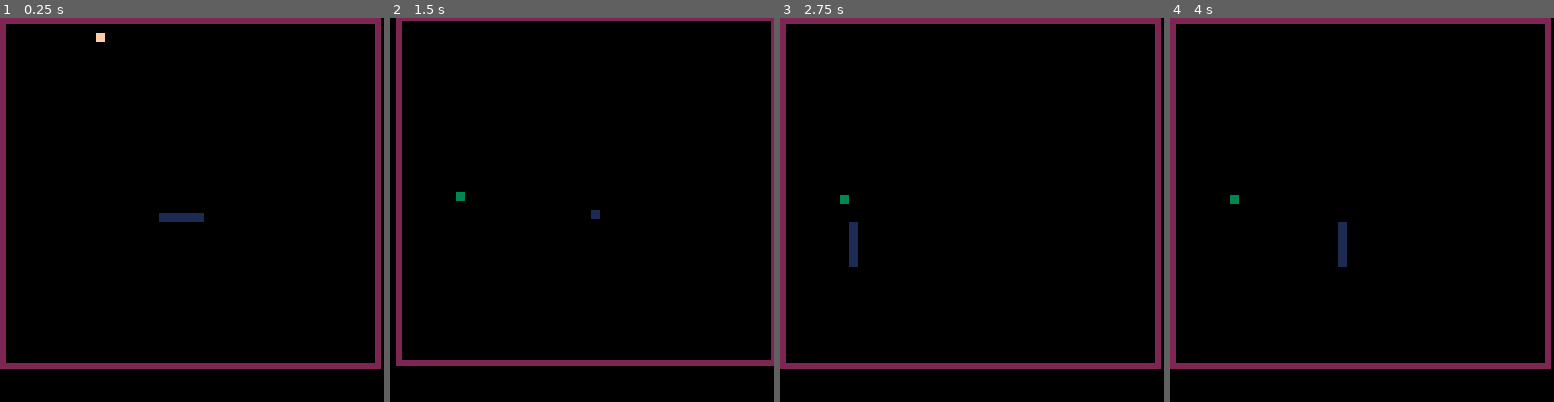
Above: before the commit, frames 1-4 (left to right).
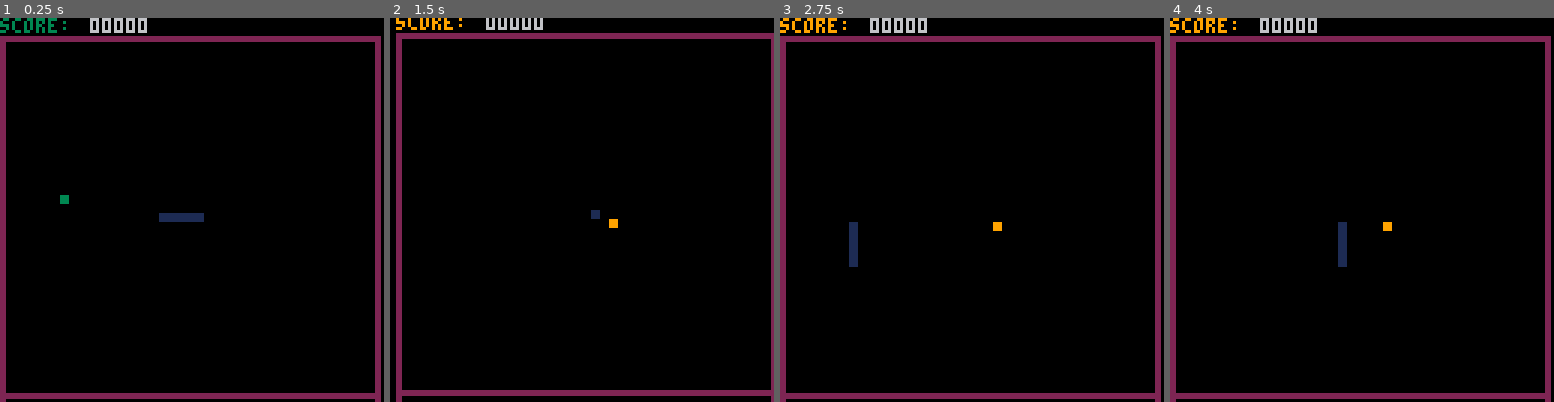
Above: after the commit, the same moments.

Repository: caranha/pico_playground
Game: PICO-8 cartridge snake.p8
The game is run twice, just before and just after one commit, with the same random seed, the same clock (stepped at 60 frames per second) and the same inputs.
Inputs:
- Up to frame 1 (0.25 s): no input
- Up to frame 2 (1.5 s): tap O (Z key) at 0.33, 0.7, 1.43 s; tap X (X key) at 1.07 s
- Up to frame 3 (2.75 s): hold Left 1.97-2.37 s; tap X (X key) at 2.07, 2.4, 2.73 s; tap O (Z key) at 2.22 s; hold Down from 2.42 s (still down)
- Up to frame 4 (4 s): release Down at 2.82 s; hold Right 2.87-3.53 s; tap X (X key) at 3.07, 3.4, 3.73 s; tap O (Z key) at 3.1, 3.98 s; hold Up from 3.58 s (still down)

The runs differ from the first frame. In frame 1, 6.9% of the frame differs, in the area x 0-100%, y 0-100%; in frame 2, 6.0%; in frame 3, 6.9%; in frame 4, 6.9%.

Commit message:
Fixed Game area extending. Added scoreboard

Diff:
--- a/snake.p8
+++ b/snake.p8
@@ -15,8 +15,8 @@
 snaked = 1
 
 screenshake = 0
-gamearea = {x=0,y=0,w=127,h=117}
-
+gamearea = {x=0,y=6,w=127,h=121}
+score = 0
 
 mv = {{-1,0},{1,0},{0,-1},{0,1}}
 
@@ -48,7 +48,8 @@
    while(true) do
       collide = false
       fruit = {x=flr(rnd(42))*3+2, y=flr(rnd(42))*3+2,
-               w=2,h=2,color=flr(rnd(14))+2}
+               w=2,h=2,color=flr(rnd(14))+2,
+               score = 10}
       collide = not col_rect(fruit,gamearea)
       for i = 1,#snake do
  	      collide = collide or col_rect(fruit,snake[i])
@@ -92,6 +93,7 @@
    if (col_rect(fruit,snake[#snake])) then
       snake[#snake].color = 13
       snakelen = snakelen + 1
+      score += fruit.score
       sfx(0,0,flr(rnd(6))*4)
       breakfruit()
       makefruit()
@@ -126,6 +128,7 @@
    makesnake(65,65)
    makewall()
    makefruit()
+   score = 0
    _snakeupdate = snakeupdate
 end
 
@@ -151,6 +154,13 @@
  foreach(wall,drawsquare)
  drawsquare(fruit)
  foreach(fx,drawsquare)
+
+ print("score: ")
+ print(flr(score/10000)%10,30,0,6)
+ print(flr(score/1000)%10,34,0,6)
+ print(flr(score/100)%10,38,0,6)
+ print(flr(score/10)%10,42,0,6)
+ print(score%10,46,0,6)
 end
 
 
